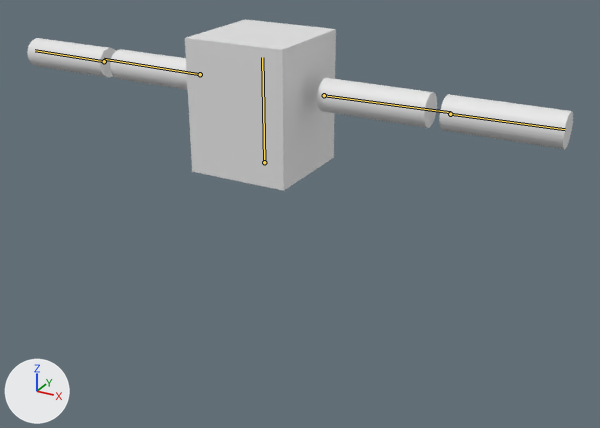
Renders of the FBX model Terminus/Assets/Models/CubeReed/CubeReed.fbx from each side of a commit.
The view is the same before and after, from a 50 mm camera at (1.72, -2.82, 2.22) aimed at (0.19, -0.03, 0.83). Arrows for +X, +Y and +Z are at lower left; the lights stay in place. The picture after the commit comes second. The bones that change, and the others that lie on the model, are drawn over the model as lines.

In view in the first picture: 'CubeReed'.
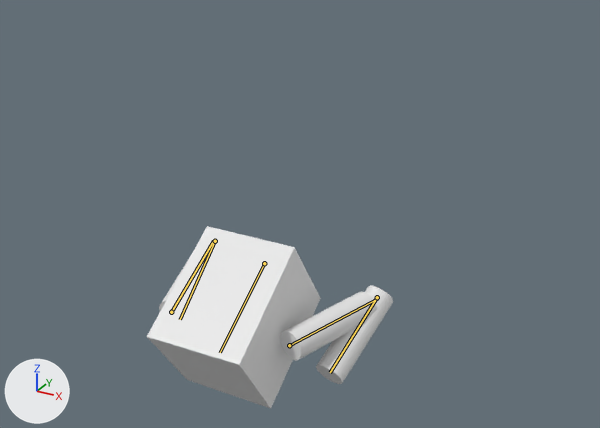
The newer file adds an action. The first version stands in its rest pose; the second is drawn at frame 4 of the action 'Armature|Dodge'.

The edits, one by one:
Bone 'Bone_body' (bone_bone_body) moves from (0.0, 0.0, 0.0) to (-0.014, -0.471, 0.0).
Bone 'Bone_body' (bone_bone_body) turns from (0, 0, 0) to (0, 0, 124) degrees about its own x, y and z.
Bone 'Bone_UA_L' (bone_bone_ua_l) turns from (0, 0, 0) to (-70, -31, 1) degrees about its own x, y and z.
Bone 'Bone_LA_L' (bone_bone_la_l) turns from (0, 0, 0) to (11, -11, -154) degrees about its own x, y and z.
Bone 'Bone_UA_R' (bone_bone_ua_r) turns from (0, 0, 0) to (78, 21, 0) degrees about its own x, y and z.
Bone 'Bone_LA_R' (bone_bone_la_r) turns from (0, 0, 0) to (-10, 6, -153) degrees about its own x, y and z.

Boxes [x1, y1, x2, y2] around the edits, measured in the pictures (600 x 428 px):
'CubeReed', posed (55% narrower)
    before: [27, 19, 573, 191]
    after: [147, 226, 393, 408]
bone 'Bone_body', root to tip
    before: (264, 162) to (262, 57)
    after: (264, 263) to (220, 352)
bone 'Bone_UA_L', root to tip
    before: (324, 95) to (450, 112)
    after: (289, 345) to (378, 298)
bone 'Bone_LA_L', root to tip
    before: (450, 114) to (565, 129)
    after: (377, 297) to (330, 372)
bone 'Bone_UA_R', root to tip
    before: (200, 74) to (104, 59)
    after: (171, 312) to (213, 241)
bone 'Bone_LA_R', root to tip
    before: (104, 61) to (35, 50)
    after: (215, 241) to (180, 319)
